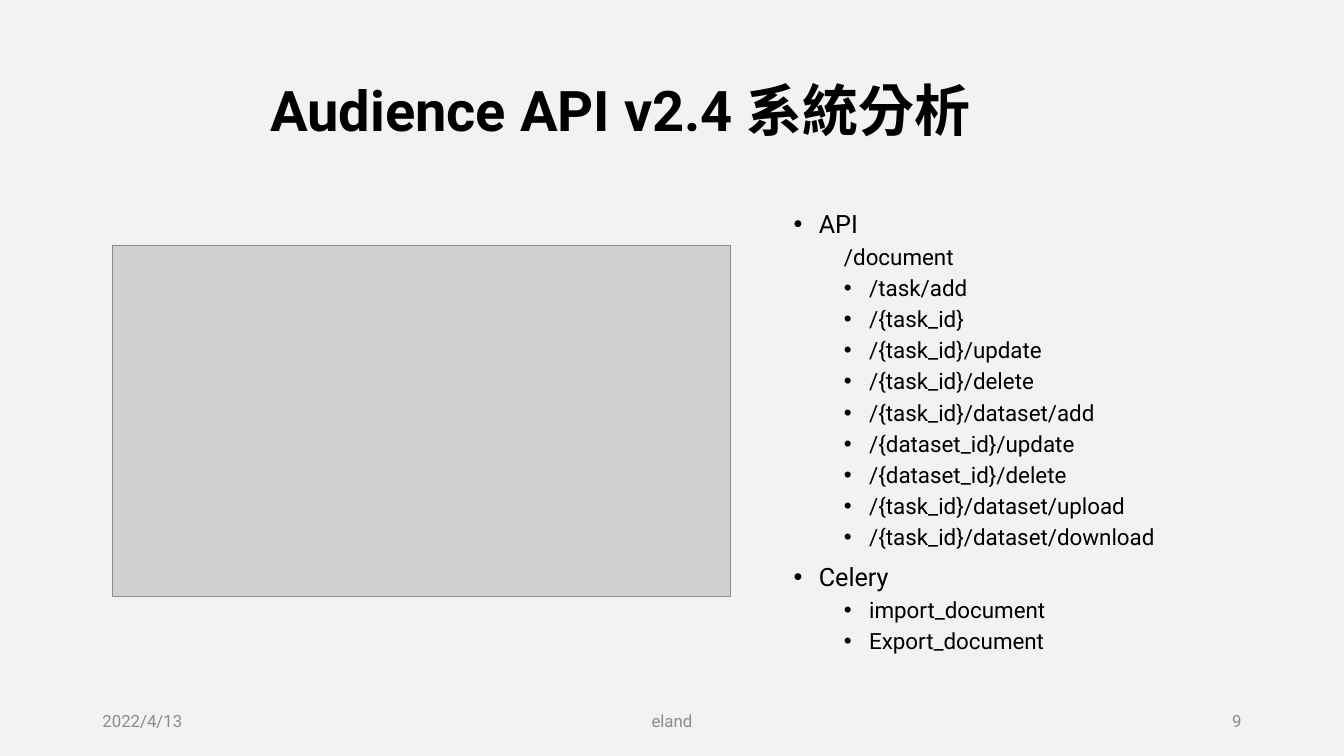
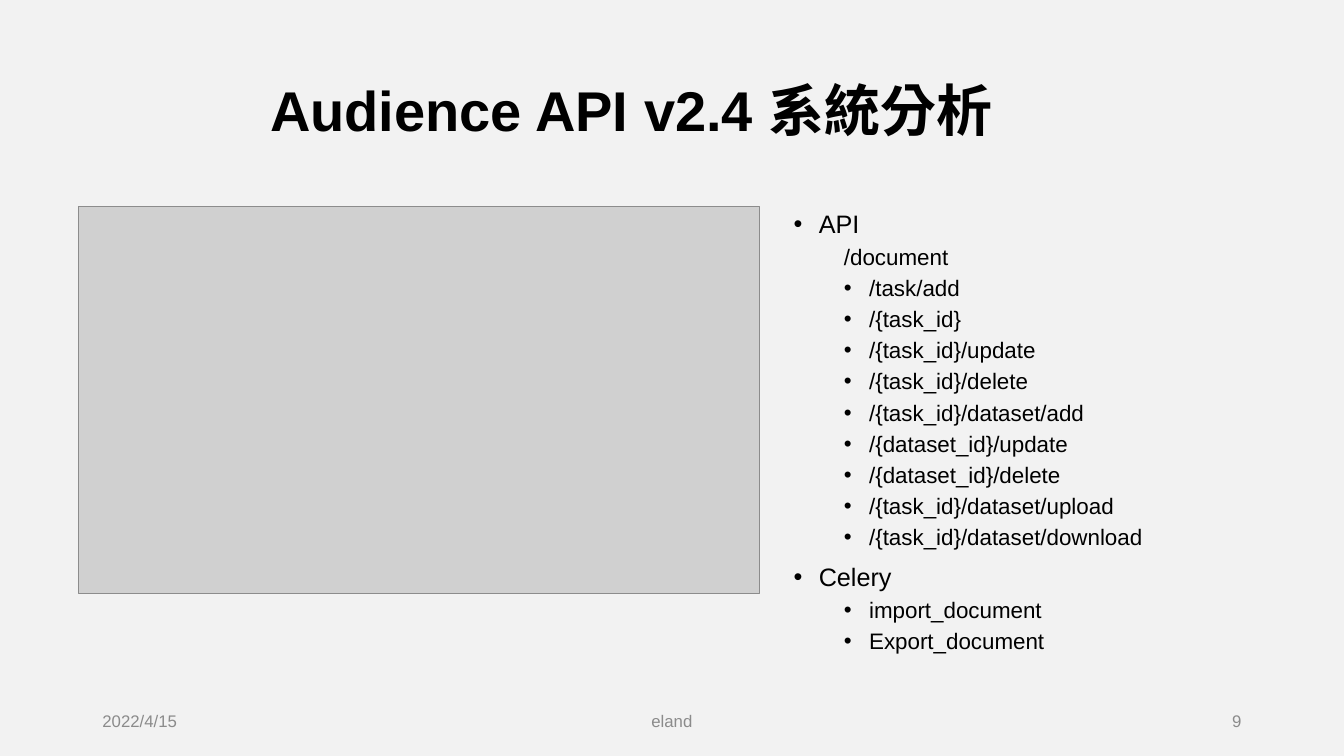
Before and after one commit to ychuang789/labelapi, a slide deck: slide 9 of Audience 開發前 review.pptx. Drawn at 1344x756 pixels with LibreOffice and Linux fonts; fonts in the diff are those of the drawing; grey boxes stand for pictures. Boxes give left, top, right and bottom in pixels: in the first picture for what was removed or moved away, otherwise in the second. Text is boxed around its words. In the diff, an @@ line names an element or a change of style, - is before the commit and + after.

Commit message:
build document api

```diff
--- a/Audience 開發前 review.pptx
+++ b/Audience 開發前 review.pptx
@@ picture resized from (x1=113, y1=246, x2=731, y2=597) to (x1=79, y1=207, x2=760, y2=594) @@
@@ text at (x1=102, y1=715, x2=177, y2=727): text changed; font Roboto to Arial @@
-2022/4/13
+2022/4/15
@@ font Roboto to Arial in 3 elements at (x1=270, y1=83, x2=993, y2=136), (x1=819, y1=215, x2=1142, y2=654), (x1=651, y1=715, x2=692, y2=727) @@
```
Also in this commit, not shown: 10 other slides changed, 1 slide added, 9 other files.
